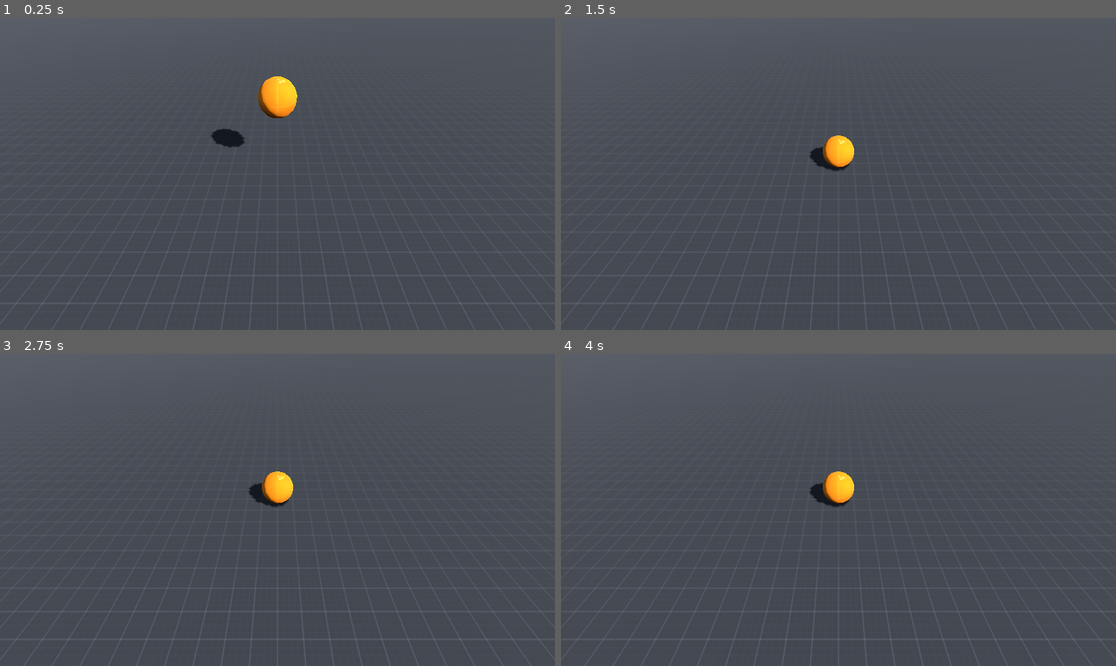
Above: before the commit, frames 1-4 (two rows, left to right).
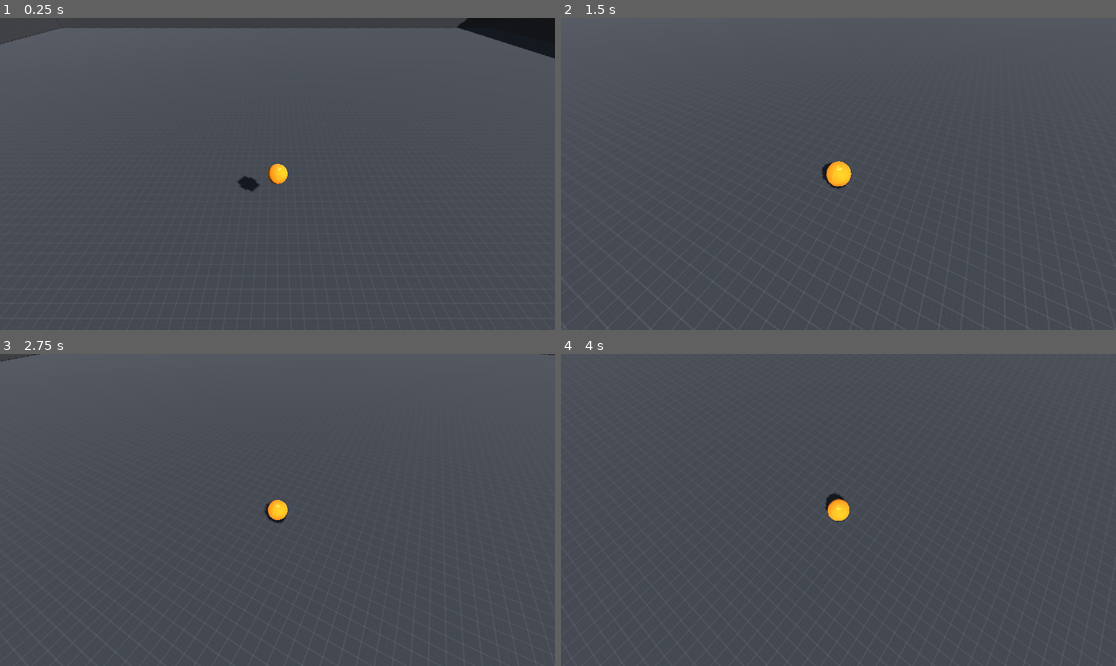
Above: after the commit, the same moments.

Repository: Ozymandias1/godot_katamari_damacy
Game: Godot game, scene res://Scenes/GameScene.tscn
Same seed, same stepped clock (60 frames per second), same inputs: the game is played once before the commit and once after it.
Inputs (mouse positions are in pixels of both pictures, inside the frame that each line leads up to):
- Up to frame 1 (0.25 s): no input
- Up to frame 2 (1.5 s): move the mouse to (960, 158) at 0.52 s; press the mouse at (960, 158) at 0.53 s; tap Mouse wheel up (Zoom In) at 0.8, 1.35 s; tap Enter at 1.25 s; move the mouse to (727, 189) at 1.27 s; release the mouse at (727, 189) at 1.28 s
- Up to frame 3 (2.75 s): tap Mouse wheel down (Zoom Out) at 1.55, 2.1 s; tap Space at 2 s; move the mouse to (333, 441) at 2.02 s; press the mouse at (333, 441) at 2.03 s
- Up to frame 4 (4 s): tap Enter at 2.75 s; move the mouse to (810, 572) at 2.77 s; release the mouse at (810, 572) at 2.78 s; click (810, 572) at 2.85 s; tap Mouse wheel up (Zoom In) at 3.05, 3.6 s; tap Space at 3.5 s; move the mouse to (1005, 556) at 3.52 s; tap Mouse wheel down (Zoom Out) at 3.8 s

The runs differ from the first frame. In frame 1, 5.6% of the frame differs, in the area x 0-100%, y 0-92%; in frame 2, 1.0%; in frame 3, 1.0%; in frame 4, 0.8%.

Commit message:
camera control

Diff:
--- a/Scenes/GameScene.tscn
+++ b/Scenes/GameScene.tscn
@@ -1,7 +1,8 @@
-[gd_scene load_steps=12 format=3 uid="uid://bmbgmx6hbddg3"]
+[gd_scene load_steps=13 format=3 uid="uid://bmbgmx6hbddg3"]
 
 [ext_resource type="Material" uid="uid://ck16v7kivvfq6" path="res://Materials/GrayGridMaterial.tres" id="1_k2f2a"]
 [ext_resource type="Material" uid="uid://pyue2l6n7crf" path="res://Materials/OrangeMaterial.tres" id="2_d1jr8"]
+[ext_resource type="Script" path="res://Scripts/CameraController.gd" id="2_fkkta"]
 
 [sub_resource type="BoxMesh" id="BoxMesh_sriop"]
 size = Vector3(100, 1, 100)
@@ -90,9 +91,6 @@
 transform = Transform3D(0.610175, -0.518708, 0.598857, 0, 0.755877, 0.654713, -0.792267, -0.399489, 0.461217, 3.55975, 6.85944, 2.33715)
 shadow_enabled = true
 
-[node name="Camera3D" type="Camera3D" parent="."]
-transform = Transform3D(1, 0, 0, 0, 0.707107, 0.707107, 0, -0.707107, 0.707107, 0, 5, 5)
-
 [node name="Player" type="RigidBody3D" parent="."]
 transform = Transform3D(1, 0, 0, 0, 1, 0, 0, 0, 1, 0, 3, 0)
 
@@ -102,3 +100,12 @@
 
 [node name="PlayerCollision" type="CollisionShape3D" parent="Player"]
 shape = SubResource("SphereShape3D_s8exs")
+
+[node name="CameraPivot" type="Node3D" parent="." node_paths=PackedStringArray("player", "camera_node")]
+transform = Transform3D(1, 0, 0, 0, 0.707107, 0.707107, 0, -0.707107, 0.707107, 0, 0, 0)
+script = ExtResource("2_fkkta")
+player = NodePath("../Player")
+camera_node = NodePath("Camera3D")
+
+[node name="Camera3D" type="Camera3D" parent="CameraPivot"]
+transform = Transform3D(1, 0, 0, 0, 1, 0, 0, 0, 1, 0, 0, 10)
--- /dev/null
+++ b/Scripts/CameraController.gd
@@ -0,0 +1,33 @@
+extends Node3D
+
+@export var player: Node3D
+@export var camera_node: Node3D
+@export var distance: float = 10.0
+@export var zoom_speed: float = 0.5
+@export var rotate_speed: float = 0.001
+
+## process
+func _process(delta: float) -> void:
+	# Set the camera pivot position to the player's position.
+	self.global_position = player.global_position
+
+## input
+func _input(event: InputEvent) -> void:
+	# When the "Do Rotate" key is pressed, capture the mouse to enable camera rotation.
+	# When the key is released, make the mouse cursor visible.
+	if event.is_action_pressed("Do Rotate"):
+		Input.mouse_mode = Input.MOUSE_MODE_CAPTURED
+	if event.is_action_released("Do Rotate"):
+		Input.mouse_mode = Input.MOUSE_MODE_VISIBLE
+
+	# When "Zoom" input is detected, adjust the local position of the camera object,
+	# which is a child of the camera pivot node.
+	if event.is_action("Zoom In"):
+		camera_node.position.z -= zoom_speed
+	if event.is_action("Zoom Out"):
+		camera_node.position.z += zoom_speed
+
+	# While the mouse is captured, if mouse movement input is detected, rotate the camera pivot node.
+	if event is InputEventMouseMotion and Input.mouse_mode == Input.MOUSE_MODE_CAPTURED:
+		self.global_rotate(Vector3.UP, event.relative.x * -rotate_speed)
+		self.global_rotate(camera_node.global_transform.basis.x, event.relative.y * -rotate_speed)
